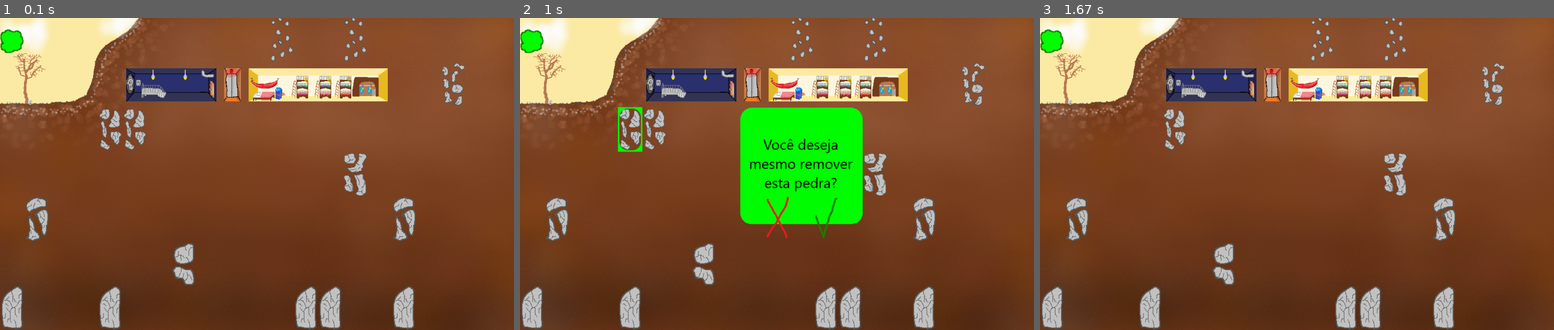
Above: before the commit, frames 1-3 (left to right).
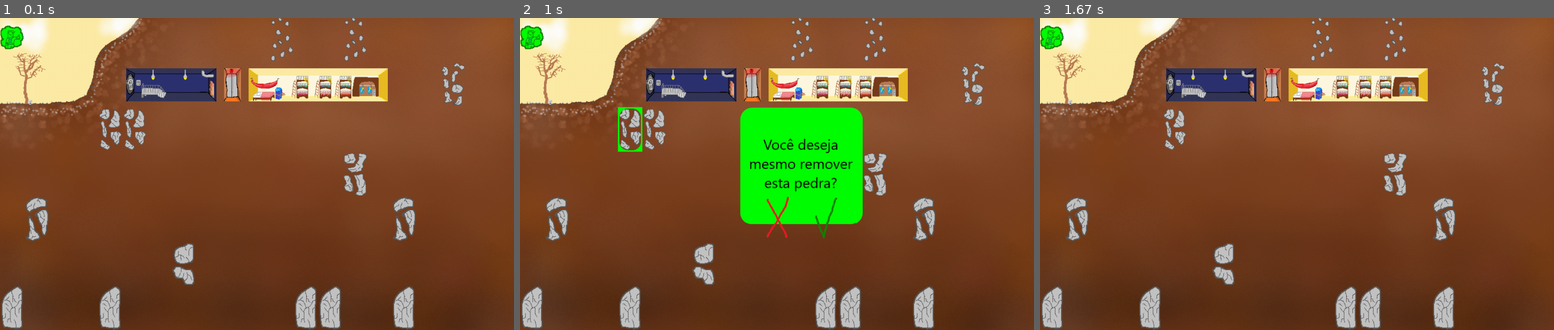
Above: after the commit, the same moments.

Repository: erickxbliv/Jogo-pygame
Game: pygame game, started from main.py
Same seed, same stepped clock (60 frames per second), same inputs: the game is played once before the commit and once after it.
Inputs (mouse positions are in pixels of both pictures, inside the frame that each line leads up to):
- Up to frame 1 (0.1 s): no input
- Up to frame 2 (1 s): press the mouse at (777, 192) at 0.37 s; move the mouse to (715, 186) at 0.47 s; release the mouse at (653, 177) at 0.6 s; click (617, 127) at 0.72 s
- Up to frame 3 (1.67 s): click (1358, 202) at 1.05 s

The runs differ from the first frame. In frame 1, 0.3% of the frame differs, in the area x 0-5%, y 2-12%; in frame 2, 0.3%; in frame 3, 0.3%.

Commit message:
subsistema menus e funcoes

Diff:
--- a/blueprint.py
+++ b/blueprint.py
@@ -82,14 +82,14 @@
         lista[entrada].lvl = '1'
         entrada += 1
 
-    lista[26].situacao = "_1"   #nao ha o denominador porque so existe uma maneira de organizar a porta
-    lista[27].situacao = "_2"
-    lista[28].situacao = "_3"
-    lista[29].situacao = "_4"
+    lista[26].situacao = "_1-4"   #nao ha o denominador porque so existe uma maneira de organizar a porta
+    lista[27].situacao = "_2-4"     #tive q colocar por causa do metodo q estou usando pra ver o tamanho da sala
+    lista[28].situacao = "_3-4"
+    lista[29].situacao = "_4-4"
 
     lista[30].tipo = "elevador"
     lista[30].consumo = 20
-    lista[30].situacao = "_0" #ele nao tem imagens diferentes
+    lista[30].situacao = "_1-1" #ele nao tem imagens diferentes
     lista[30].lvl = '0'
 
     if lista[30-21].pedra == False:     #quando quebra uma pedra é preciso checar se se torna pretendente
--- a/celulas.py
+++ b/celulas.py
@@ -2,6 +2,7 @@
 from os import path
 from random import seed
 from random import randint
+import funcoes
 
 #a dificuldade deve mudar alguns conceitos aqui
 #carregar um save deve mudar muito o que acontece aqui
@@ -21,7 +22,9 @@
 
         self.coordenadas = coordenadas    #indica quais as coordenadas seriam o (0,0) dessa celula
         self.consumo = consumo   #indica qual o consumo de energia dessa celula
-        #self.obj = None
+        self.obj = None
+
+        self.sala = None
         #vizinhos? ajudaria a demarcar os pretendentes
         #direções de passagem
         #indicar que esta fundido
@@ -30,22 +33,30 @@
     #def imagem(self, obj, tipo, lvl, situacao, pedra, vazio):
     def imagem(self):
 
-        #if self.obj != None: return
+        #esse comando e pra evitar execucoes desnecessarias. Mas salas podem esvaziar..
+        if self.obj != None and (self.vazio == False or self.pedra == True): return
+
         #pedras aleatorias
         if self.pedra == True:
-            alt = ((self.id-1) // 21)
-            self.obj = pygame.image.load(path.join('cenario', 'pedra' + str(alt) + '.png'))
+            altura = ((self.id-1) // 21)
+            self.obj = pygame.image.load(path.join('cenario', 'pedra' + str(altura) + '.png'))
         else:
             if self.vazio == False:
                 imagem = (self.tipo + self.lvl + self.situacao + ".png")
                 self.obj = pygame.image.load(path.join('cenario', imagem))
             else: self.obj = None
 
-        if self.id == 1: self.obj = pygame.image.load(path.join('sistema', 'sistema.png'))   #teste
+           #teste
 
-#agora vai haver essa funcao pra formar o nome da imagem, pra poder carrega-la
+    def demolicao(self):
 
-#menu.menu()
+        self.vazio = True
+        self.pretendente = None #precisa chamar a funcao de pretendencia
+        self.tipo = None
+        self.lvl = None
+        self.situacao = None
+        self.consumo = None
+        self.obj = None
 
 lista = []
 
--- a/funcoes.py
+++ b/funcoes.py
@@ -2,18 +2,19 @@
 from os import path
 import sys
 
-def construir(lista):
+def construir(jogo, lista):
+    print("ola")
+    contorno = pygame.image.load(path.join('sistema', 'contorno1.png'))
+    #teste so pra colocar elevadores fingindo brincadeira
+    while True:
+        for event in pygame.event.get():
+            if event.type == pygame.QUIT: sys.exit()
+        contagem = 0
+        while contagem < 147:
+            if lista[contagem].pretendente == "total" or lista[contagem].pretendente == "vertical": jogo.janela.blit(contorno,lista[contagem].coordenadas)
+            contagem += 1
 
-    #receber como parametro se e um elevador, e se for uma sala, qual o tamanho dela
-    #um dos parametros ja e qual a imagem que vai ser usada
-
-    contagem = 0
-    while contagem < 147:
-        if lista[contagem].pedra == False:
-            if lista[contagem].vazio == True:
-                #se for um elevador, printar nos pretendentes totais e verticais
-                #se for uma sala, imprima apenas nos totais e correspondente ao tamanho da sala, claro, só quando couber
-                pass
+        pygame.display.flip()
 
 #animacao ficar aqui?
 
@@ -24,7 +25,6 @@
     contorno = pygame.image.load(path.join('sistema', 'contorno1.png'))
     erro  = pygame.image.load(path.join('sistema', 'naopode.png'))
 
-    #lista[pos_vetor]
     jogo.janela.blit(contorno, celula.coordenadas)
     jogo.janela.blit(confirmacao,(459,186))
     pygame.display.flip()
@@ -41,7 +41,6 @@
                         return
                     elif pos_x >= 612 and pos_x <= 663:
                         preco = (((celula.id-1) // 21) * 50) + 50
-                        print(preco)
                         if jogo.dinheiro < preco:
                             jogo.janela.blit(erro,(459,186))
                             pygame.display.flip()
@@ -70,3 +69,23 @@
     x = (x//51) + 1
     pos_vetor = (x + y) - 1
     return pos_vetor
+
+
+
+
+def pretendencia(lista, pos_vetor):
+    #se vier ide, so diminuir 1 pra ter o pos_vetor
+    if lista[pos_vetor].pedra == True or lista[pos_vetor].vazio == False: return
+    a = ((pos_vetor) // 21) #representa o i na matriz
+    b = (pos_vetor) % 21 #representa o j na matriz
+
+
+    lista[pos_vetor].pretendente = None
+    if a != 0:
+        if lista[pos_vetor-21].vazio == False: lista[pos_vetor].pretendente = "elevador"
+    if a != 6:
+        if lista[pos_vetor+21].vazio == False: lista[pos_vetor].pretendente = "elevador"
+    if b != 0:
+        if lista[pos_vetor-1].vazio == False: lista[pos_vetor].pretendente = "total"
+    if b != 20:
+        if lista[pos_vetor+1].vazio == False: lista[pos_vetor].pretendente = "total"
--- a/main.py
+++ b/main.py
@@ -16,6 +16,8 @@
         self.carregar = None
         self.dados = None
         self.dinheiro = None
+        self.modo = None
+        self.clock = pygame.time.Clock()
 
     def menu(self):
         pass
@@ -29,8 +31,7 @@
     blueprint.salvar(celulas.lista,jogo)
 else: blueprint.carregar(celulas.lista,jogo)
 
-#compensa mais não mostrar a pretendencia quando se tem pedra, do que ter uma função pra atualizar as pedras quebradas e outra pra
-
+iconesistema = pygame.image.load(path.join('sistema', 'sistema.png'))
 fundo = pygame.image.load(path.join('cenario', 'dia.png'))
 #fundo_noite = pygame.image.load(path.join('cenario', 'noite.png'))
 #configuracoes = pygame.image.load("configuracoes.png")   #pode ficar "alocado" na celula 1 (0,0), e assim se sabe se foi aberta.
@@ -38,11 +39,14 @@
 #sera se compensava eu ter os dados do jogo numa classe?
 preto = 0, 0, 0
 horario = 1
-sistema_atual = "espectador"
+jogo.modo = "espectador"
 #modos: espectador - visualizar o bunker, construir - visualizar onde construir, espiar - assistir uma sala individualmente
 #clock tick
 
 while True:
+
+    if jogo.modo == "construir": funcoes.construir(jogo,celulas.lista)  #testando lugar
+
 
     for event in pygame.event.get():
         if event.type == pygame.QUIT: sys.exit()
@@ -50,22 +54,29 @@
             position = pos_x, pos_y = pygame.mouse.get_pos()
             #se clicar numa sala, tem que abrir ela
 
+            if jogo.modo == "espectador":
+                pos_vetor = funcoes.achar_celula(position)
+                print(pos_vetor)
+                if pos_vetor == 0:
+                    menu.sistema(jogo,celulas.lista)
 
-
-            if sistema_atual == "espectador":
-                pos_vetor = funcoes.achar_celula(position)
 
                 if celulas.lista[pos_vetor].pedra == True:
                     funcoes.minerar(jogo, celulas.lista[pos_vetor])
-            elif sistema_atual == "construir":
-                #selecionar qual comprar atraves de um menu, sera se isso tambem deveria ser uma classe?
-                funcoes.construir()
+                    funcoes.pretendencia(celulas.lista,pos_vetor)
+
+
+
+            elif jogo.modo == "construir":          #so da pra construir clicando, mas as exibicoes nao podem esperar o clique
+                #talvez essa parte seria bom ser nada mais doq a hora que vc escolhe o lugar pra construir, so isso
+                #o resto acontece em outras funcoes
+                #funcoes.construir(jogo,celulas.lista)
+                pass
 
 
     jogo.janela.fill(preto)
     jogo.janela.blit(fundo, (0,0))
-    #janela.blit(configuracoes,(0,0))
-
+    jogo.janela.blit(iconesistema, (0,0))
     contagem = 0
     while contagem < 147:
         celulas.lista[contagem].imagem()    #sera se tem problema atualizar toda santa vez as imagens?
@@ -75,4 +86,4 @@
         contagem += 1
 
     pygame.display.flip()
-    #pygame.time.delay(60)
+    jogo.clock.tick(60)
--- a/menu.py
+++ b/menu.py
@@ -1,4 +1,7 @@
 import pygame
+from os import path
+import sys
+import funcoes
 
 class dados:
     def __init__(self, dificuldade, carregar, posicao, nome):
@@ -39,7 +42,7 @@
     dificuldade = "facil"
     carregar = False
 
-    if dificuldade == "facil": jogo.dinheiro = 5000
+    if dificuldade == "facil": jogo.dinheiro = 2000     #quanto seria bom?
     else: jogo.dinheiro = 2000
 
     jogo.dados = dados(dificuldade,carregar,posicao,nome)
@@ -48,3 +51,31 @@
 
 
 #fazer aqui todo e qualquer menu, qualquer icone verdinho que representar uma função era bom ficar aqui
+
+
+def sistema(jogo, lista):
+
+    licensa = pygame.image.load(path.join('sistema', 'sistemaaberto.png'))
+    subsistemas = pygame.image.load(path.join('sistema', 'subsistemas.png'))
+    jogo.janela.blit(licensa, (0,0))
+    jogo.janela.blit(subsistemas, (0,0))
+    pygame.display.flip()
+    while True:
+
+        for event in pygame.event.get():
+            if event.type == pygame.QUIT: sys.exit()
+            if event.type == pygame.MOUSEBUTTONUP:
+                position = pos_x, pos_y = pygame.mouse.get_pos()
+                if pos_x <= 51:
+                    if pos_y < 93: return
+                    elif pos_y >= 93 and pos_y <= 372:
+                        if pos_y >= 93 and pos_y < 186:
+                            jogo.modo = "construir"             #aqui vai pra funcao de escolher qual sala, e ai retorna total
+                            return
+                        if pos_y >= 186 and pos_y < 279:
+                            pass #abrir os moradores
+                        if pos_y >= 279 and pos_y <= 372:
+                            pass #abrir as configuracoes
+                    else: return
+
+                else: return
Renamed: cenario/elevador0_0.png -> cenario/elevador0_1-1.png
Renamed: cenario/porta1_1.png -> cenario/porta1_1-4.png
Renamed: cenario/porta1_2.png -> cenario/porta1_2-4.png
Renamed: cenario/porta1_3.png -> cenario/porta1_3-4.png
Renamed: cenario/porta1_4.png -> cenario/porta1_4-4.png
Binary file changed: sistema/sistema.png
Binary file added: sistema/subsistemas.png
